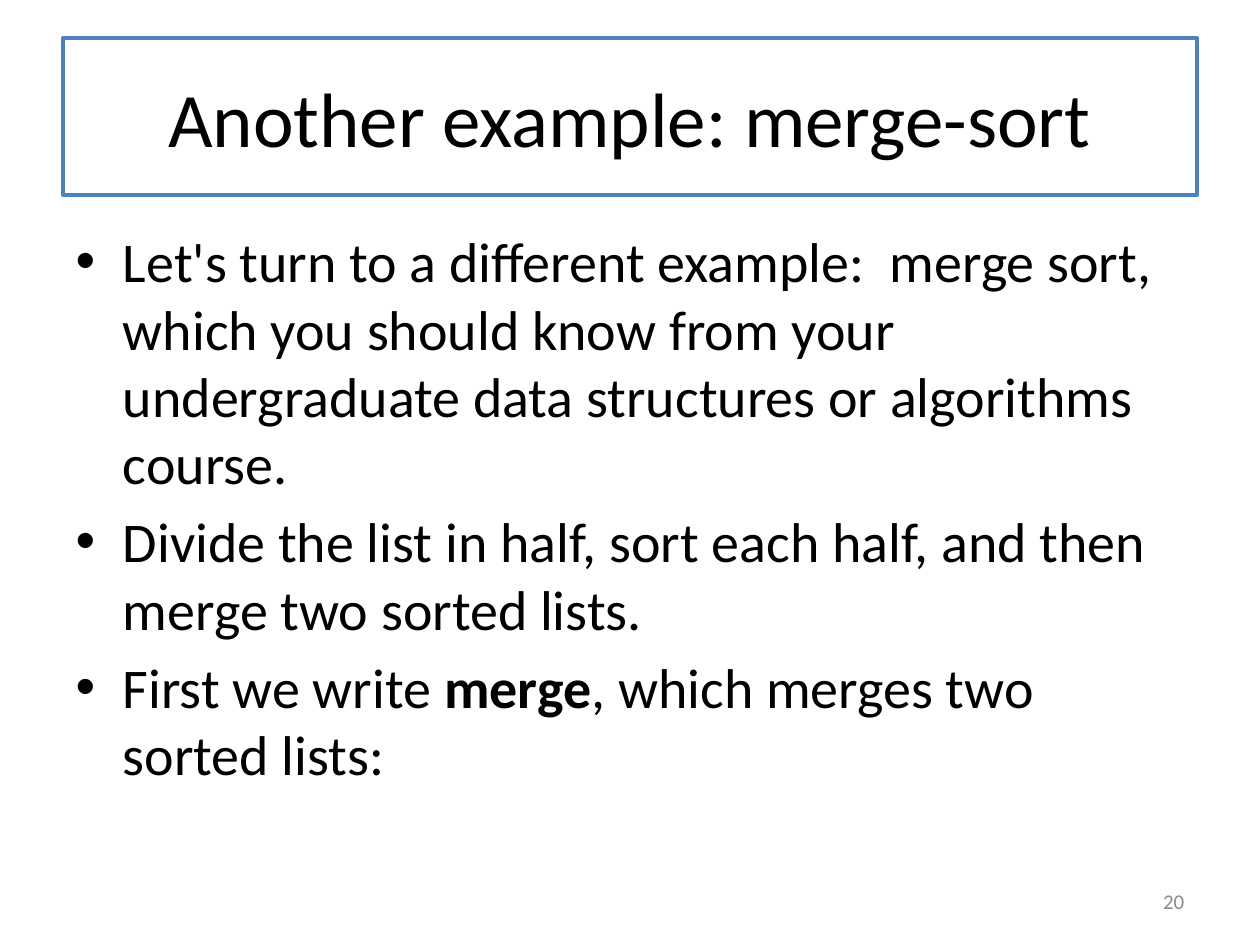
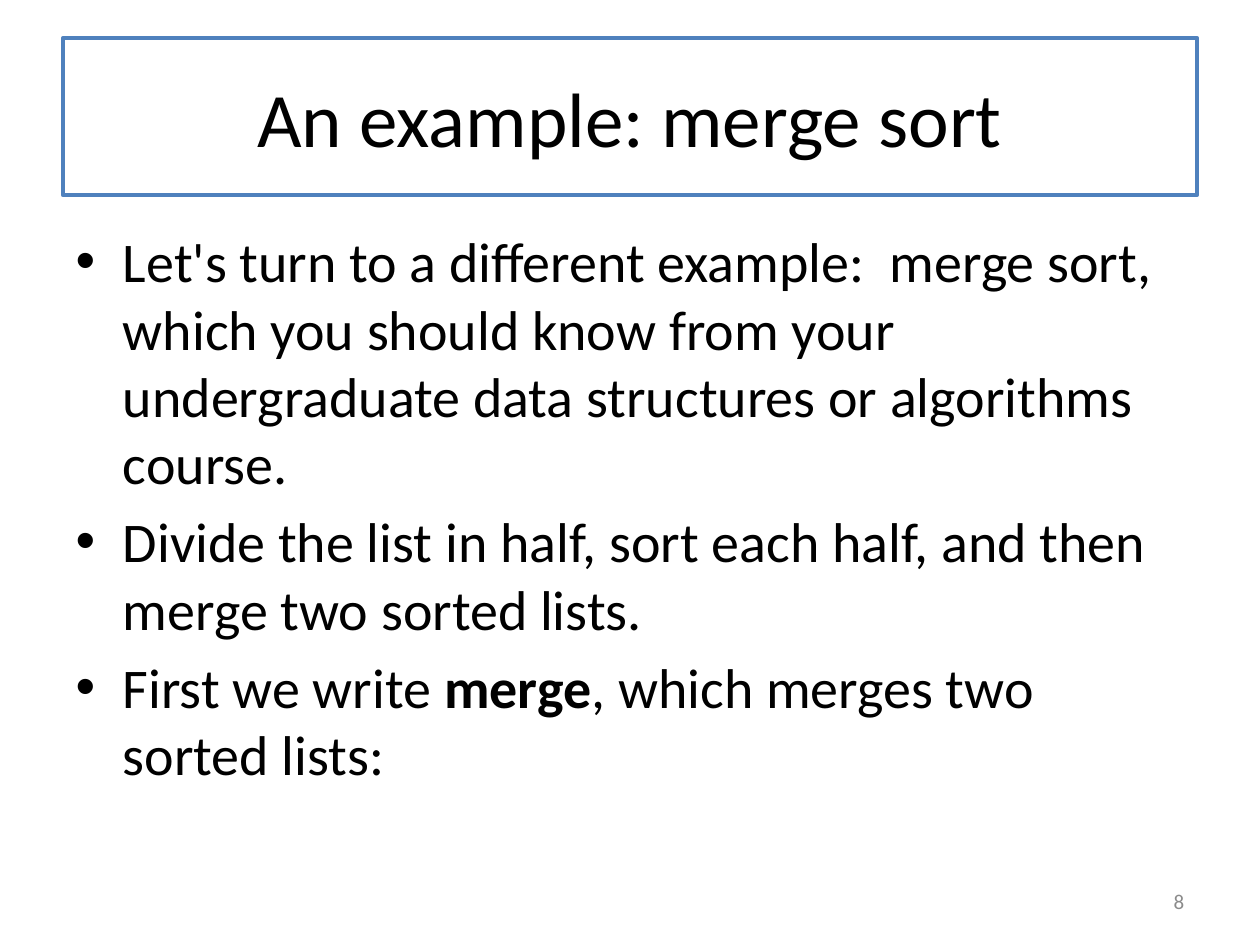
Before and after one commit to mwand/cs5010f17, a slide deck: slide 8 of Slides/Lesson 8.1-8.2 General Recursion.pptx (slide 20 before the commit). Drawn at 1260x945 pixels with LibreOffice and Linux fonts; fonts in the diff are those of the drawing. Boxes give left, top, right and bottom in pixels: in the first picture for what was removed or moved away, otherwise in the second. Text is boxed around its words. In the diff, an @@ line names an element or a change of style, - is before the commit and + after.

```diff
--- a/Slides/Lesson 8.1-8.2 General Recursion.pptx
+++ b/Slides/Lesson 8.1-8.2 General Recursion.pptx
@@ title at bbox=[257, 93, 1001, 161]: text changed @@
-Another example: merge-sort
+An example: merge sort
@@ page number at bbox=[1174, 895, 1185, 909]: text changed @@
-20
+8
```
Also in this commit, not shown: 5 other slides changed, 9 slides added, 1 slide removed, 1 other file.
